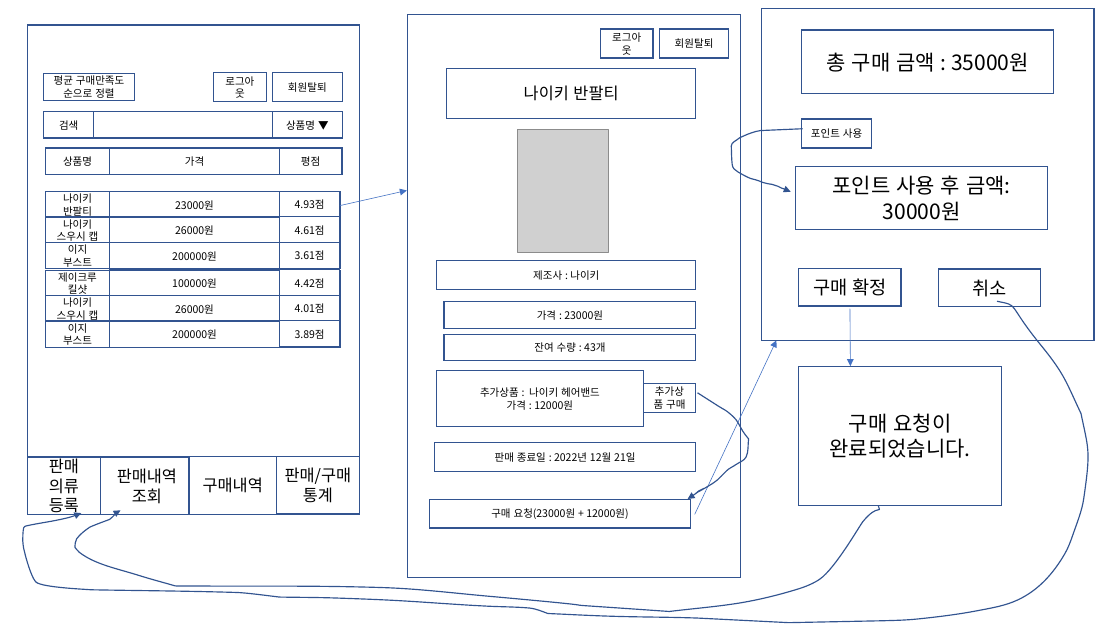
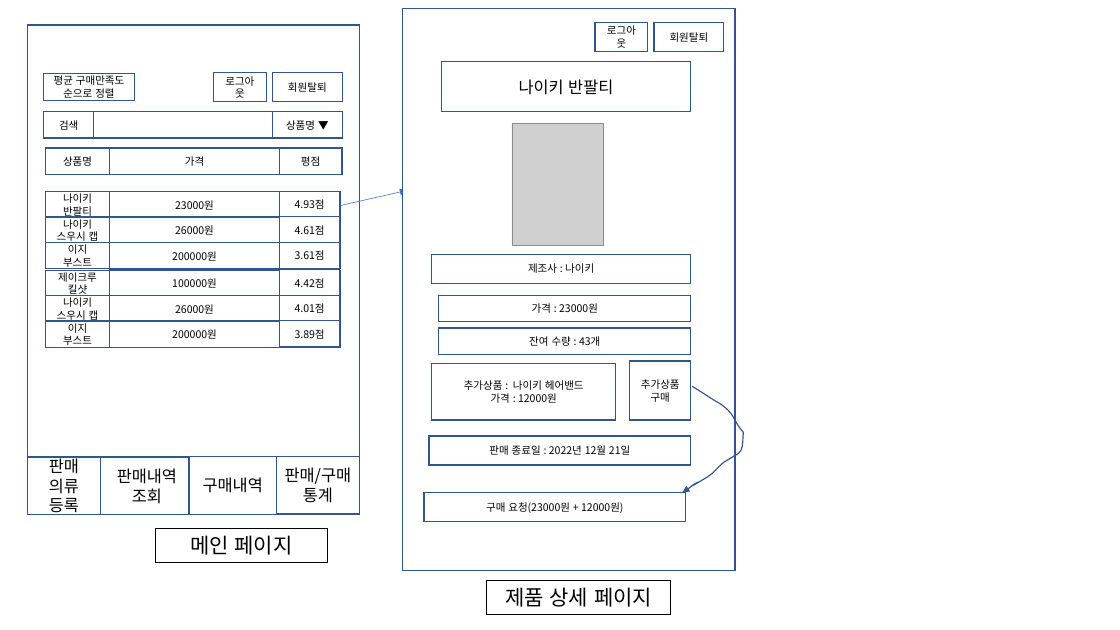
Before and after one commit to bradbrad97/SE, a slide deck: slide 5 of 과제1/merge/UI_Design.pptx. Drawn at 1120x630 pixels with LibreOffice and Linux fonts; fonts in the diff are those of the drawing; grey boxes stand for pictures. Boxes give left, top, right and bottom in pixels: in the first picture for what was removed or moved away, otherwise in the second. Text is boxed around its words. In the diff, an @@ line names an element or a change of style, - is before the commit and + after.

```diff
--- a/과제1/merge/UI_Design.pptx
+++ b/과제1/merge/UI_Design.pptx
@@ rectangle removed at (762,8,1095,340) @@
@@ rectangle removed at (802,30,1054,93) @@
-총 구매 금액 : 35000원
@@ rectangle removed at (802,119,871,149) @@
-포인트 사용
@@ freeform shape removed at (732,129,803,192) @@
@@ rectangle removed at (796,166,1048,229) @@
-포인트 사용 후 금액: 30000원
@@ rectangle removed at (799,269,902,307) @@
-구매 확정
@@ rectangle removed at (939,269,1041,307) @@
-취소
@@ freeform shape removed at (23,302,1088,623) @@
@@ arrow removed from (850, 308) to (850, 366) @@
@@ arrow removed from (695, 514) to (776, 340) @@
@@ rectangle "추가상품 : 나이키 헤어밴드": place and size @@
-rectangle "추가상품 : 나이키 헤어밴드" at (437,371,644,427)
+rectangle "추가상품 : 나이키 헤어밴드" at (432,364,617,420)
@@ rectangle "추가상품 구매": place and size @@
-rectangle "추가상품 구매" at (644,384,697,413)
+rectangle "추가상품 구매" at (630,361,691,420)
@@ 9 rectangles, 1 picture, 1 freeform shape: place and size @@
-9 rectangles, 1 picture, 1 freeform shape at (408,15,749,578)
+9 rectangles, 1 picture, 1 freeform shape at (402,8,744,571)
@@ rectangle removed at (799,366,1002,506) @@
-구매 요청이 완료되었습니다.
@@ freeform shape removed at (75,506,880,612) @@
@@ rectangle added at (155,528,328,562), outline #000000 0.75 pt, 18 pt, text #000000 @@
+메인 페이지
@@ rectangle added at (487,581,670,614), outline #000000 0.75 pt, 18 pt, text #000000 @@
+제품 상세 페이지
```
Also in this commit, not shown: 7 other slides changed, 1 slide added.
